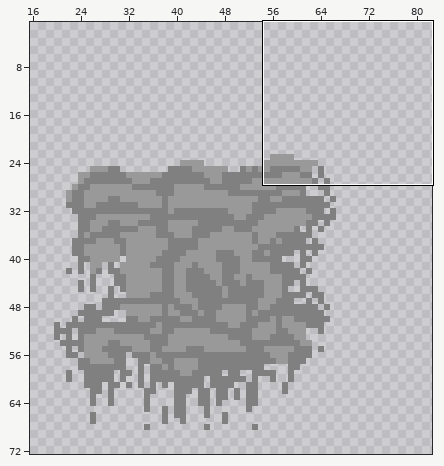
File history of a sprite sheet, Textures/Objects/Mine/System_-_Boom4.png. The picture above shows the old version from afar; the outline marks the close-up.
Close-up. Old version:
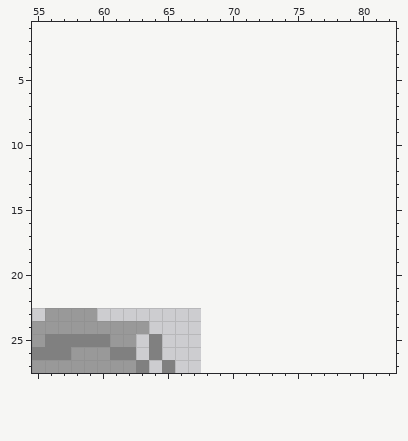
The file is 50x50 pixels. Shown: x 55..82, y 1..27. The old version is drawn lined up with the new one, on the new canvas. The wide view leaves out empty margins.
The result:
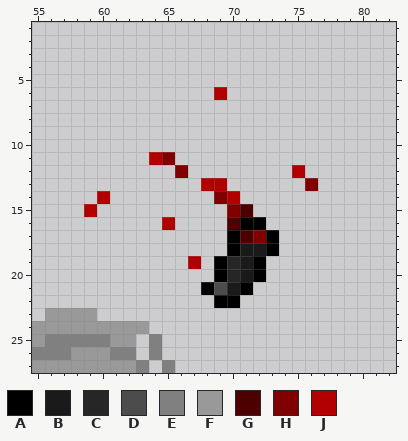
Palette (. is transparent): A #000000  B #1a1a1a  C #262626  D #4c4c4c  E #808080  F #999999  G #4c0000  H #800000  J #b20000
Edits made:
canvas 50x50 -> 100x100, the old top-left corner now at 18,23
Changed rows in their new state; - is an unchanged pixel.
first column x 69:
 6 J
first column x 59:
11 -----JH-----------
12 -------H--------J-
13 ---------JJ------H
14 -J--------HJ------
15 J----------HG-----
16 ------J----GAA----
17 -----------AGHA---
18 -----------ABBA---
19 --------J-ACBA----
20 ----------ACBA----
21 ---------ADBA-----
22 ----------AA------
Boxes around the changes in both close-ups, in picture pixels (x1, y1, x2, y2):
added: (214, 87, 227, 100)
added: (149, 152, 318, 308)
added: (84, 191, 110, 217)
